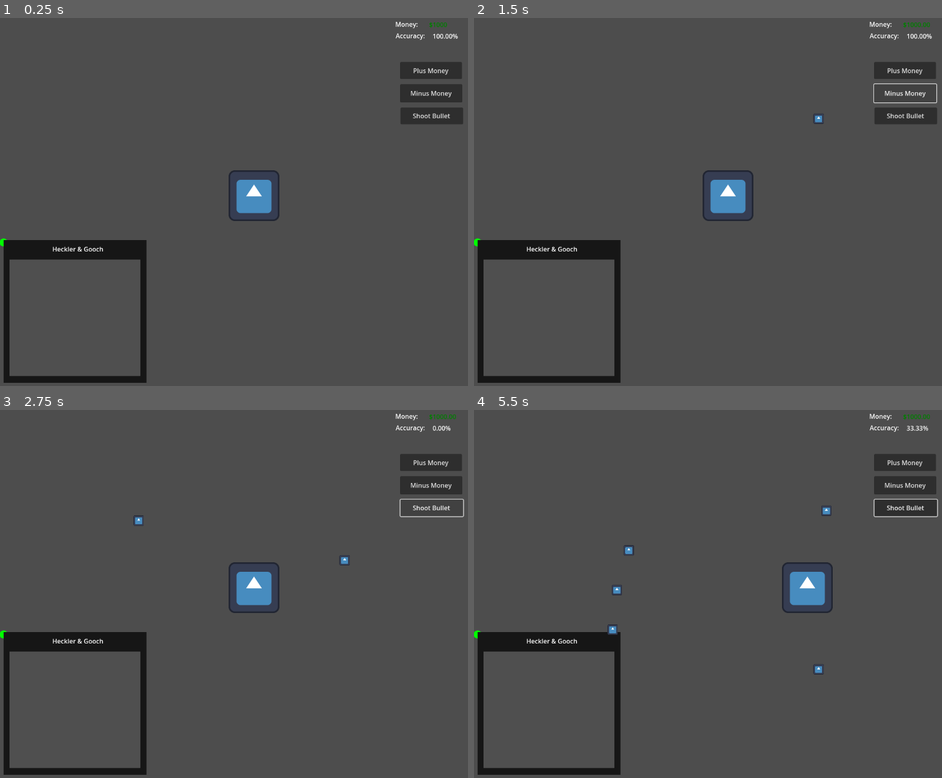
Above: before the commit, frames 1-4 (two rows, left to right).
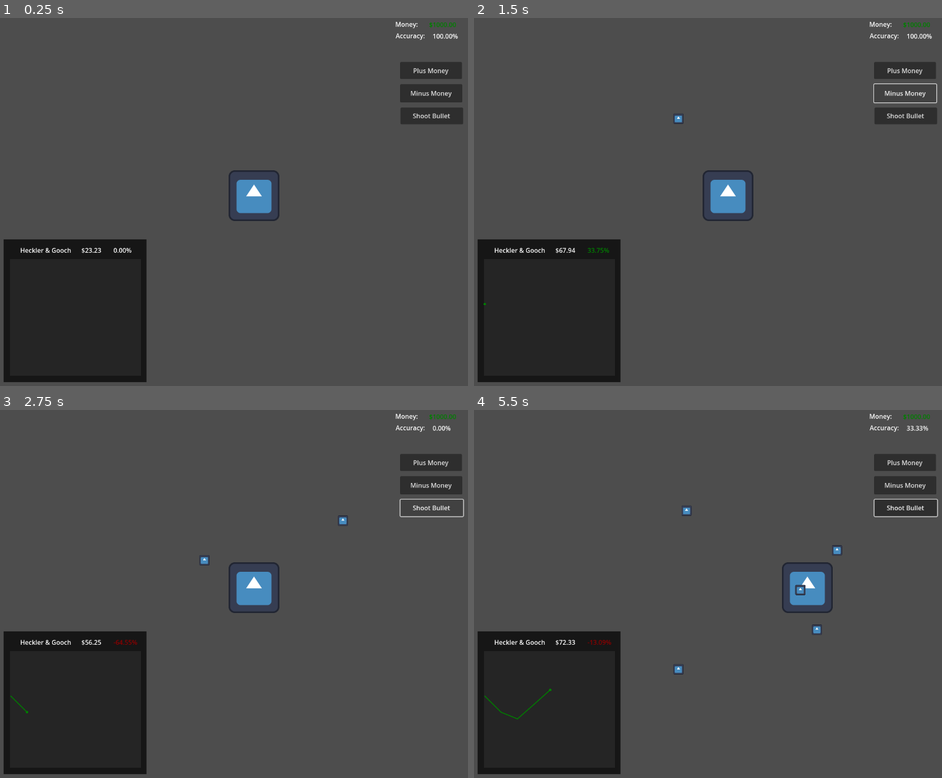
Above: after the commit, the same moments.

Repository: jsatof/bullet_hell_jam_v
Game: Godot game, scene res://Scenes/Main.tscn
Same seed, same stepped clock (60 frames per second), same inputs: the game is played once before the commit and once after it. The engine's default icon, where the game draws it, is replaced by a stand-in: a white triangle on a blue panel in a dark square.
Inputs (mouse positions are in pixels of both pictures, inside the frame that each line leads up to):
- Up to frame 1 (0.25 s): no input
- Up to frame 2 (1.5 s): click "Plus Money" at 0.5 s; click "Minus Money" at 1.25 s
- Up to frame 3 (2.75 s): click "Shoot Bullet" at 2 s
- Up to frame 4 (5.5 s): tap Enter at 2.75 s; move the mouse to (839, 568) at 2.77 s; hold D (move_right) 2.78-3.5 s; tap J at 2.85 s; click (839, 568) at 2.92 s; drag from (628, 605) to (782, 586) at 3.52 s; move the mouse to (778, 505) at 4.27 s; hold D (move_right) 4.28-5 s; hold Enter 4.28-5 s; drag from (703, 663) to (820, 649) at 5.02 s

The runs differ from the first frame. In frame 1, 9.1% of the frame differs, in the area x 0-98%, y 1-100%; in frame 2, 9.2%; in frame 3, 9.3%; in frame 4, 9.6%, in the area x 0-79%, y 26-100%.

Commit message:
Stock Market ui Widget
In the level ui scene, create and add a widget that ticks as new stock
values update.
Displays the graph, draws the lines, and shows the price value along
with a percent differential between the previous price value.

Diff:
--- a/Scenes/MissionSummary.tscn
+++ b/Scenes/MissionSummary.tscn
@@ -7,3 +7,74 @@
 anchor_bottom = 1.0
 grow_horizontal = 2
 grow_vertical = 2
+
+[node name="MissionClearLabel" type="Label" parent="."]
+layout_mode = 0
+offset_top = 39.0
+offset_right = 1280.0
+offset_bottom = 139.0
+text = "Mission Clear"
+horizontal_alignment = 1
+vertical_alignment = 1
+
+[node name="AccuracyRow" type="Control" parent="."]
+anchors_preset = 0
+offset_left = 414.0
+offset_top = 283.0
+offset_right = 1281.0
+offset_bottom = 365.0
+
+[node name="AccuracyLabel" type="Label" parent="AccuracyRow"]
+layout_mode = 0
+offset_right = 205.0
+offset_bottom = 73.0
+text = "Accuracy:"
+vertical_alignment = 1
+
+[node name="AccuracyValueLabel" type="Label" parent="AccuracyRow"]
+layout_mode = 0
+offset_left = 206.0
+offset_right = 366.0
+offset_bottom = 73.0
+text = "0.00%"
+vertical_alignment = 1
+
+[node name="AccuracyMoneyLabel" type="Label" parent="AccuracyRow"]
+layout_mode = 0
+offset_left = 366.0
+offset_right = 526.0
+offset_bottom = 73.0
+text = "+ $100.00
+"
+vertical_alignment = 1
+
+[node name="BulletCountRow" type="Control" parent="."]
+anchors_preset = 0
+offset_left = 413.0
+offset_top = 344.0
+offset_right = 1280.0
+offset_bottom = 426.0
+
+[node name="BulletCountLabel" type="Label" parent="BulletCountRow"]
+layout_mode = 0
+offset_right = 205.0
+offset_bottom = 73.0
+text = "Shots Fired:"
+vertical_alignment = 1
+
+[node name="BulletCountValueLabel" type="Label" parent="BulletCountRow"]
+layout_mode = 0
+offset_left = 206.0
+offset_right = 366.0
+offset_bottom = 73.0
+text = "100"
+vertical_alignment = 1
+
+[node name="BulletCountMoneyLabel" type="Label" parent="BulletCountRow"]
+layout_mode = 0
+offset_left = 366.0
+offset_right = 526.0
+offset_bottom = 73.0
+text = "- $100.00
+"
+vertical_alignment = 1
--- a/Scenes/StockGraph.tscn
+++ b/Scenes/StockGraph.tscn
@@ -1,6 +1,6 @@
 [gd_scene load_steps=2 format=3 uid="uid://bqr8gvqlrjdmp"]
 
-[ext_resource type="Script" path="res://Scripts/StockGraph.gd" id="1_s68er"]
+[ext_resource type="PackedScene" uid="uid://bvmr05jnuptue" path="res://Scenes/StockGraphGraph.tscn" id="2_ewybj"]
 
 [node name="StockGraph" type="Control"]
 layout_mode = 3
@@ -8,37 +8,62 @@
 anchor_right = 1.0
 anchor_bottom = 1.0
 offset_top = 8.0
-offset_right = -779.0
-offset_bottom = -489.0
+offset_right = -920.0
+offset_bottom = -598.0
 grow_horizontal = 2
 grow_vertical = 2
-script = ExtResource("1_s68er")
 
 [node name="BGColorRect" type="ColorRect" parent="."]
 layout_mode = 1
 anchors_preset = -1
-anchor_top = -0.017
-anchor_bottom = -0.017
-offset_top = -0.129
+anchor_top = -0.022
+anchor_bottom = -0.022
+offset_top = -0.211999
 offset_right = 360.0
-offset_bottom = 359.871
+offset_bottom = 359.788
 color = Color(0.0862745, 0.0862745, 0.0862745, 1)
 
 [node name="CompanyNameLabel" type="Label" parent="."]
-layout_mode = 0
-offset_left = 123.0
-offset_top = 5.0
-offset_right = 252.0
-offset_bottom = 28.0
+layout_mode = 1
+anchors_preset = -1
+anchor_top = -0.017
+anchor_bottom = -0.017
+offset_left = 42.0
+offset_top = 14.018
+offset_right = 171.0
+offset_bottom = 37.018
 text = "Heckler & Gooch"
 
-[node name="PanelContainer" type="PanelContainer" parent="."]
+[node name="GraphBGColorRect" type="ColorRect" parent="."]
+layout_mode = 2
+anchor_top = -0.017
+anchor_bottom = -0.017
+offset_left = 16.0
+offset_top = 48.018
+offset_right = 346.0
+offset_bottom = 342.018
+color = Color(0.144063, 0.144063, 0.144063, 1)
+
+[node name="StockPriceLabel" type="Label" parent="."]
 layout_mode = 0
-offset_left = 15.0
-offset_top = 43.0
-offset_right = 345.0
-offset_bottom = 337.0
+offset_left = 196.0
+offset_top = 8.147
+offset_right = 247.0
+offset_bottom = 31.147
+text = "$23.23"
 
-[node name="GraphBGColorRect" type="ColorRect" parent="PanelContainer"]
-layout_mode = 2
-color = Color(0.310617, 0.310617, 0.310617, 1)
+[node name="StockDiffLabel" type="Label" parent="."]
+layout_mode = 0
+offset_left = 277.0
+offset_top = 8.0
+offset_right = 323.0
+offset_bottom = 31.0
+text = "0.00%"
+
+[node name="StockGraphGraph" parent="." instance=ExtResource("2_ewybj")]
+position = Vector2(15, 43)
+
+[node name="Timer" type="Timer" parent="."]
+autostart = true
+
+[connection signal="timeout" from="Timer" to="StockGraphGraph" method="_on_timer_timeout"]
--- /dev/null
+++ b/Scenes/StockGraphGraph.tscn
@@ -0,0 +1,6 @@
+[gd_scene load_steps=2 format=3 uid="uid://bvmr05jnuptue"]
+
+[ext_resource type="Script" path="res://Scripts/StockGraphGraph.gd" id="1_43wj3"]
+
+[node name="StockGraphGraph" type="Node2D"]
+script = ExtResource("1_43wj3")
--- a/Scripts/LevelUI.gd
+++ b/Scripts/LevelUI.gd
@@ -8,7 +8,7 @@
 @onready var global_state = get_node("/root/GlobalState")
 
 func _ready():
-	money_value.text = "$%2.f" % global_state.money
+	money_value.text = "$%.2f" % global_state.money
 	money_value.add_theme_color_override("font_color", Color.WEB_GREEN)
 	accuracy_value.text = "%.2f%%" % global_state.accuracy
 
--- a/Scripts/StockGraph.gd
+++ /dev/null
@@ -1,31 +0,0 @@
-extends Control
-
-@onready var panel = $PanelContainer
-var random := RandomNumberGenerator.new()
-
-var timer := Timer.new()
-
-var stock_points : PackedVector2Array = [
-	Vector2(0,0),
-]
-
-func _ready():
-	seed(4444)
-	random.randomize()
-	timer.wait_time = 2.0
-	timer.timeout.connect(on_timer_tick)
-
-func _process(delta):
-
-	queue_redraw()
-
-func _draw():
-	for p in stock_points:
-		draw_circle(p, 10, Color.GREEN)
-
-# every 2 seconds the stock prices will update
-# so far only the last 10 points are saved,
-# the oldest will be evicted when a new one comes in if full
-func on_timer_tick():
-	print("time passed")
-	pass
--- /dev/null
+++ b/Scripts/StockGraphGraph.gd
@@ -0,0 +1,52 @@
+extends Node2D
+
+@onready var global = get_node("/root/GlobalState")
+@onready var price_label = get_parent().get_node("StockPriceLabel")
+@onready var price_diff_label = get_parent().get_node("StockDiffLabel")
+@onready var color_rect = get_parent().get_node("GraphBGColorRect")
+
+var stock_points: PackedFloat32Array
+
+# draw region is 300x300
+const y_start_pos := 350.0
+const point_size := 3
+const scaling := 3.5
+
+func _ready():
+	assert(price_label)
+	assert(price_diff_label)
+	assert(color_rect)
+
+func _draw():
+	for i in range(1, len(stock_points)):
+		var start := Vector2(point_size + (i - 1) * color_rect.size.x / 8, stock_points[i - 1])
+		var current := Vector2(point_size + i * color_rect.size.x / 8, stock_points[i])
+		draw_line(start, current, Color.WEB_GREEN, 1, true)
+	# draw circle at last point
+	if len(stock_points) > 0:
+		var last_index := len(stock_points) - 1
+		draw_circle(Vector2(point_size + last_index * color_rect.size.x / 8, stock_points[last_index]), point_size, Color.WEB_GREEN)
+
+# every second the stock prices will update
+# so far only the last 10 points are saved,
+# the oldest will be evicted when a new one comes in if full
+func _on_timer_timeout():
+	var current_price: float = global.heckler_stock_price
+	var percent_diff: float = global.heckler_percent_diff
+
+	price_label.text = "$%.2f" % current_price
+
+	if percent_diff < 0.0:
+		price_diff_label.add_theme_color_override("font_color", Color.DARK_RED)
+	else:
+		price_diff_label.add_theme_color_override("font_color", Color.WEB_GREEN)
+	price_diff_label.text = "%.2f%%" % percent_diff
+
+	var new_price_point: float = y_start_pos - scaling * current_price
+	stock_points.push_back(new_price_point)
+
+	if len(stock_points) >= 10:
+		stock_points = stock_points.slice(1, 10)
+
+	global.set_new_heckler_stock_price()
+	queue_redraw()
--- a/global_state.gd
+++ b/global_state.gd
@@ -1,11 +1,23 @@
 extends Node
 
-var rng = RandomNumberGenerator.new()
-var bullet_count = 0
-var hit_count = 0
-var accuracy = 100.0
-var money: float = 1000.0
+var bullet_count := 0
+var hit_count := 0
+var accuracy := 100.0
+var money := 1000.0
+
+var heckler_percent_diff := 5.0
+var heckler_stock_price := 23.23
+var last_heckler_stock_price := 23.23
+var bullet_price := 10.0
+var heckler_shares_owned := 0
+
+var rng := RandomNumberGenerator.new()
 
 func _ready():
-	seed(42069)
-	rng.randomize()
+	rng.seed = 42069
+	set_new_heckler_stock_price()
+
+func set_new_heckler_stock_price():
+	last_heckler_stock_price = heckler_stock_price
+	heckler_stock_price = rng.randf() * 50.0 + 40.0
+	heckler_percent_diff = heckler_stock_price - last_heckler_stock_price / heckler_stock_price * 100.0
